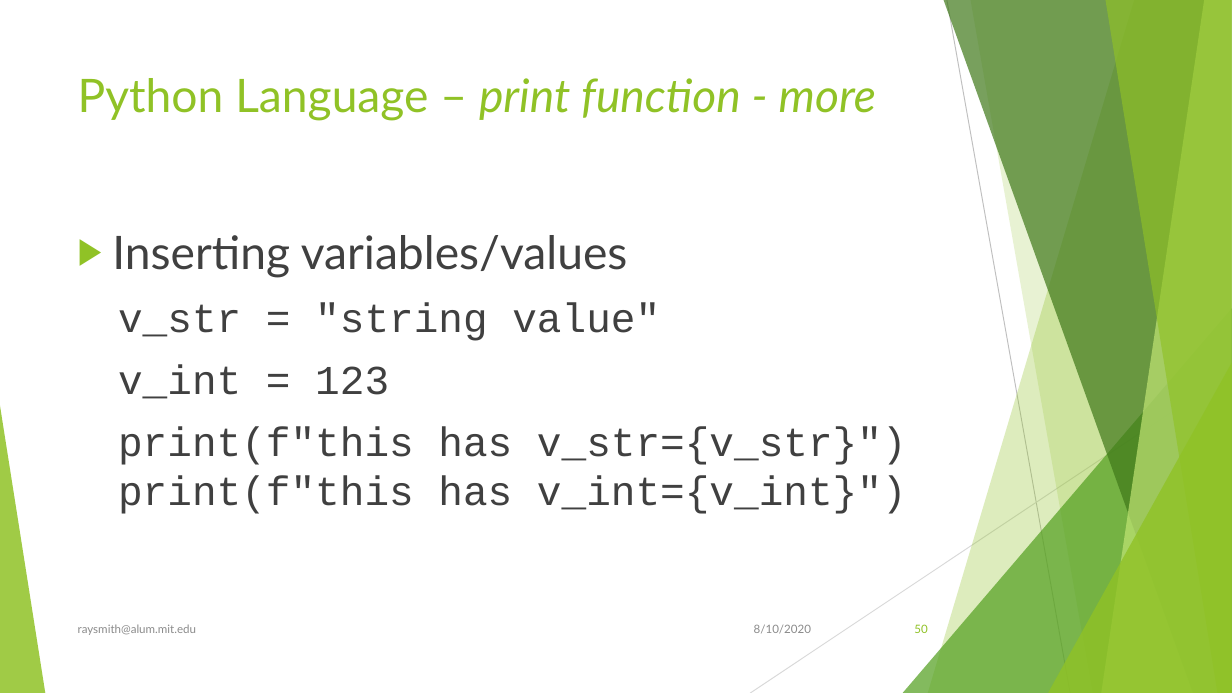
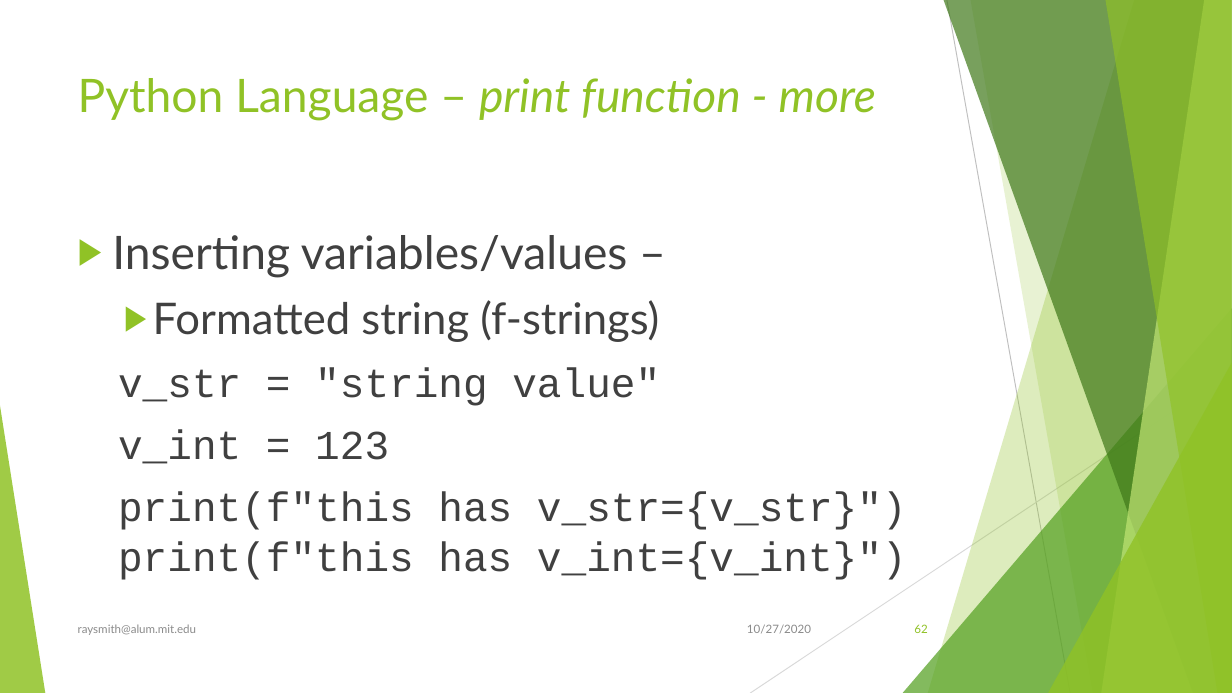
Before and after one commit to raysmith619/Introduction-To-Programming, a slide deck: slide 62 of Docs/Introduction to Proramming Using Python.pptx (slide 50 before the commit). Drawn at 1232x693 pixels with LibreOffice and Linux fonts; fonts in the diff are those of the drawing. Boxes give left, top, right and bottom in pixels: in the first picture for what was removed or moved away, otherwise in the second. Text is boxed around its words. In the diff, an @@ line names an element or a change of style, - is before the commit and + after.

```diff
--- a/Docs/Introduction to Proramming Using Python.pptx
+++ b/Docs/Introduction to Proramming Using Python.pptx
@@ text at <box>112,235,659,342</box>: text changed @@
-▶ Inserting variables/values
+▶ Inserting variables/values –
+  ▶ Formatted string (f-strings)
@@ text at <box>747,624,811,633</box>: text changed @@
-8/10/2020
+10/27/2020
@@ page number at <box>914,624,927,633</box>: text changed @@
-50
+62
```
Also in this commit, not shown: 106 other slides changed, 23 slides added, 2 slides removed, 1 other file.
